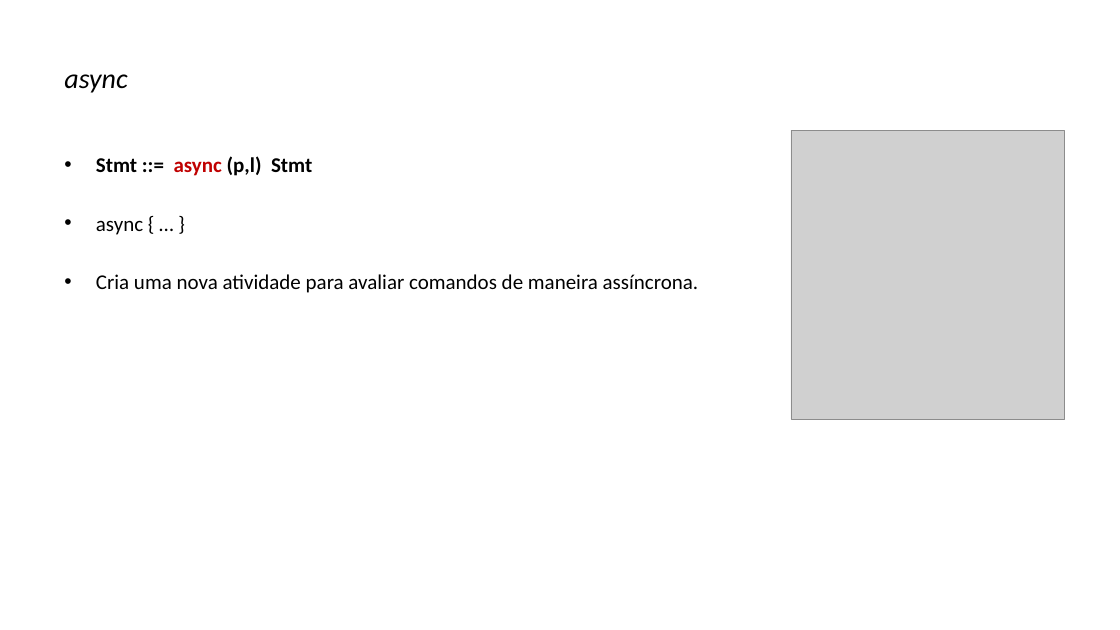
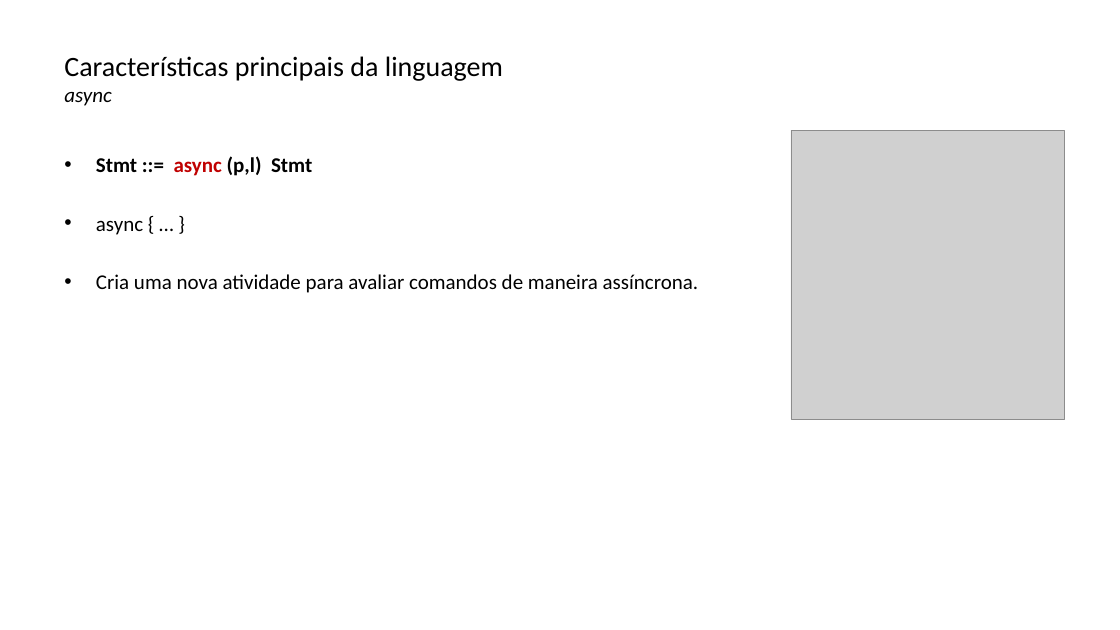
Before and after one commit to lquatrin/inf2591, a slide deck: slide 11 of x10.pptx (slide 10 before the commit). Drawn at 1120x630 pixels with LibreOffice and Linux fonts; fonts in the diff are those of the drawing; grey boxes stand for pictures. Boxes give left, top, right and bottom in pixels: in the first picture for what was removed or moved away, otherwise in the second. Text is boxed around its words. In the diff, an @@ line names an element or a change of style, - is before the commit and + after.

```diff
--- a/x10.pptx
+++ b/x10.pptx
@@ title at bbox=[64, 56, 503, 106]: text changed; italic off @@
-async
+Características principais da linguagem
+async
```
Also in this commit, not shown: 21 other slides changed, 2 slides added, 1 slide removed, 5 other files.
